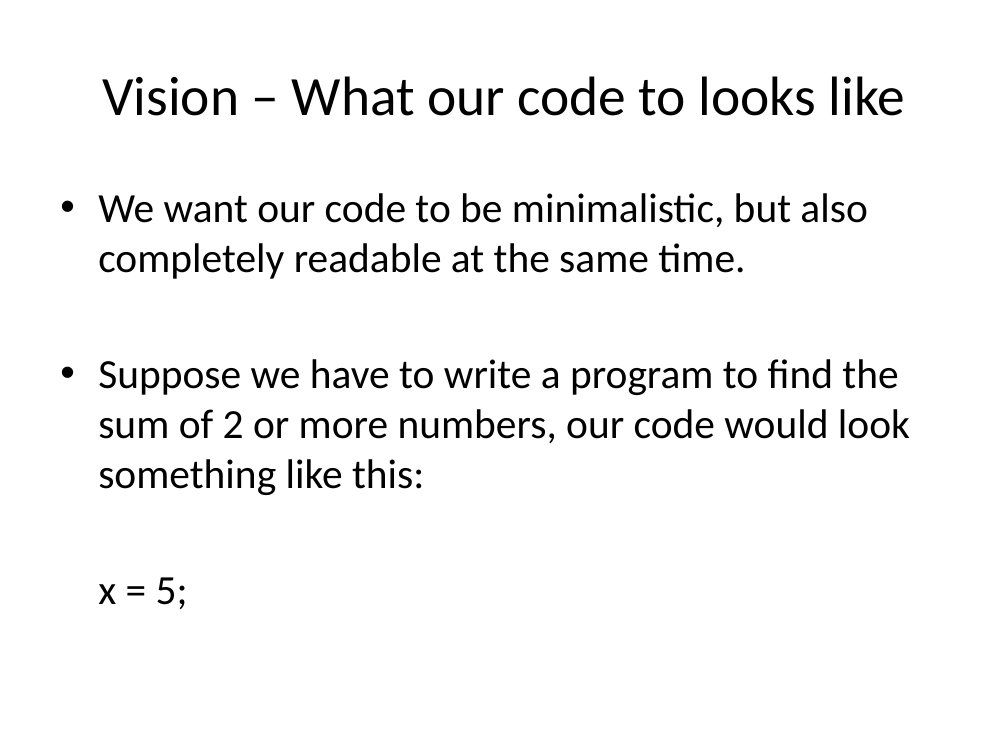
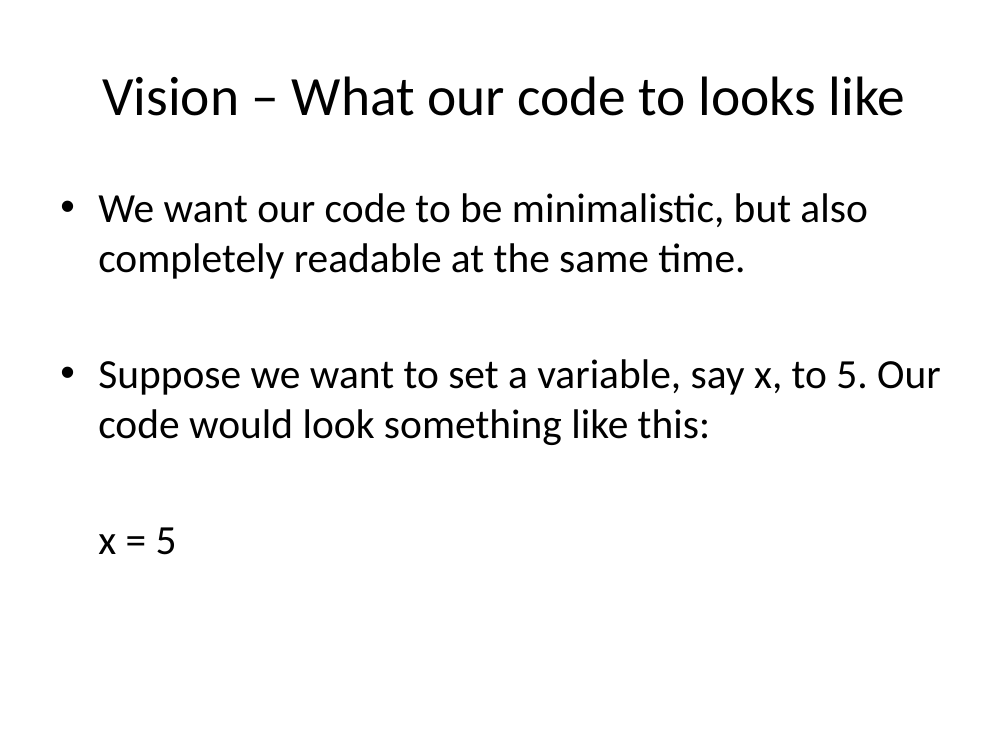
Before and after one commit to kazekagegaara/ramm, a slide deck: slide 4 of doc/Pitch.pptx. Drawn at 1008x756 pixels with LibreOffice and Linux fonts; fonts in the diff are those of the drawing. Boxes give left, top, right and bottom in pixels: in the first picture for what was removed or moved away, otherwise in the second. Text is boxed around its words. In the diff, an @@ line names an element or a change of style, - is before the commit and + after.

Commit message:
pitch presentation updated

```diff
--- a/doc/Pitch.pptx
+++ b/doc/Pitch.pptx
@@ text at <box>98,359,941,555</box>: text changed @@
-• Suppose we have to write a program to find the sum of 2 or more numbers, our code would look something like this:
-x = 5;
+• Suppose we want to set a variable, say x, to 5. Our code would look something like this:
+x = 5
```
Also in this commit, not shown: 1 other slide changed.
